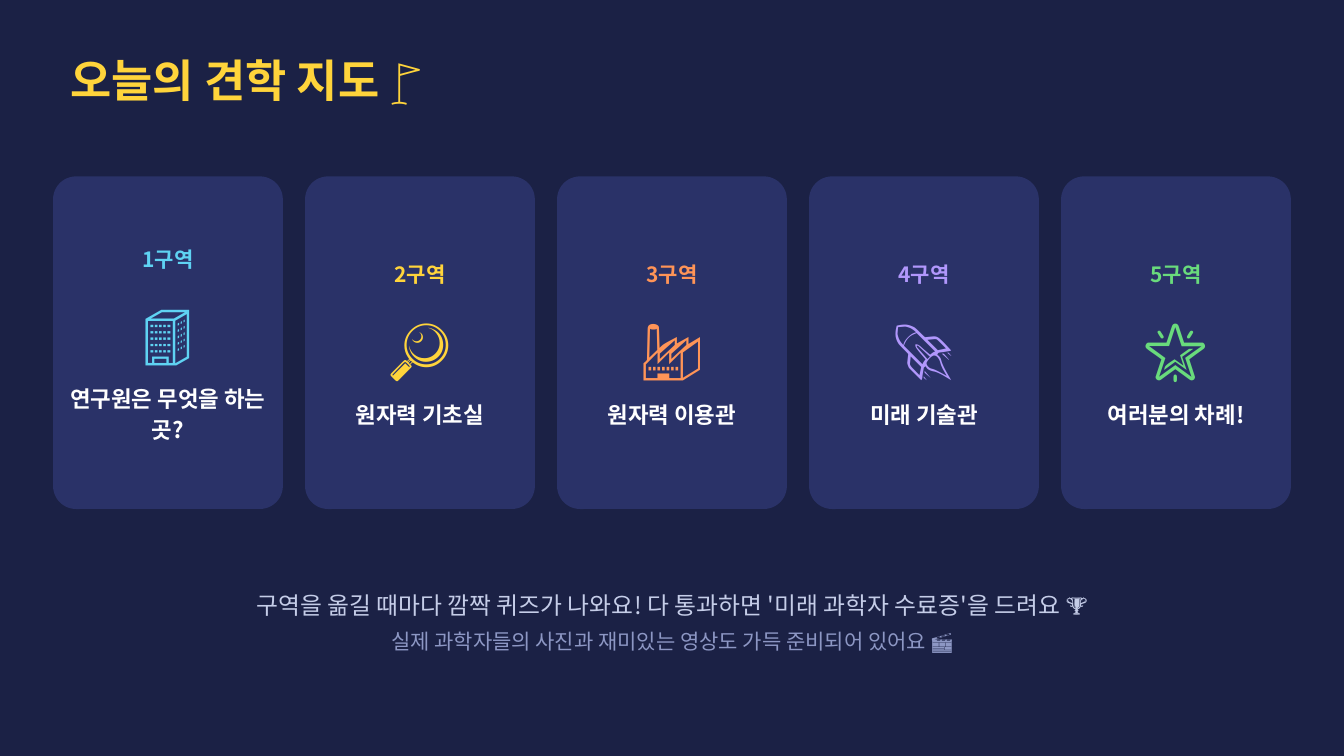
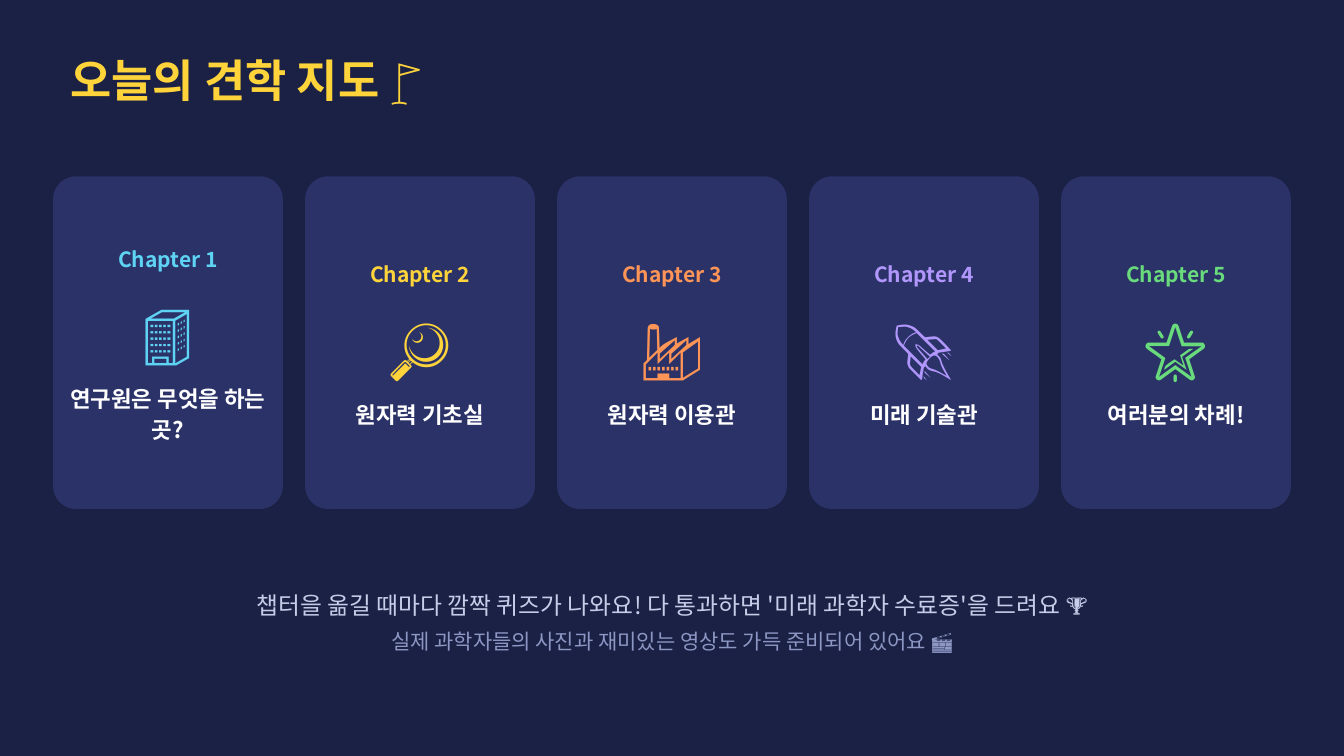
Before and after one commit to parksang-jun/ecture-materials, a slide deck: slide 2 of 강의자료/1일 어린이 연구원_초등 3-4학년용.pptx. Drawn at 1344x756 pixels with LibreOffice and Linux fonts; fonts in the diff are those of the drawing. Boxes give left, top, right and bottom in pixels: in the first picture for what was removed or moved away, otherwise in the second. Text is boxed around its words. In the diff, an @@ line names an element or a change of style, - is before the commit and + after.

```diff
--- a/강의자료/1일 어린이 연구원_초등 3-4학년용.pptx
+++ b/강의자료/1일 어린이 연구원_초등 3-4학년용.pptx
@@ text in rounded rectangle at (x1=118, y1=250, x2=217, y2=272): text changed @@
-1구역
+Chapter 1
@@ text in rounded rectangle at (x1=370, y1=265, x2=469, y2=287): text changed @@
-2구역
+Chapter 2
@@ text in rounded rectangle at (x1=622, y1=265, x2=721, y2=287): text changed @@
-3구역
+Chapter 3
@@ text in rounded rectangle at (x1=874, y1=265, x2=973, y2=287): text changed @@
-4구역
+Chapter 4
@@ text in rounded rectangle at (x1=1126, y1=265, x2=1225, y2=287): text changed @@
-5구역
+Chapter 5
@@ text at (x1=256, y1=594, x2=1060, y2=616): text changed @@
-구역을 옮길 때마다 깜짝 퀴즈가 나와요! 다 통과하면 '미래 과학자 수료증'을 드려요 🏆
+챕터을 옮길 때마다 깜짝 퀴즈가 나와요! 다 통과하면 '미래 과학자 수료증'을 드려요 🏆
```
Also in this commit, not shown: 16 other slides changed, 2 slides added, 1 slide removed, 2 other files.
